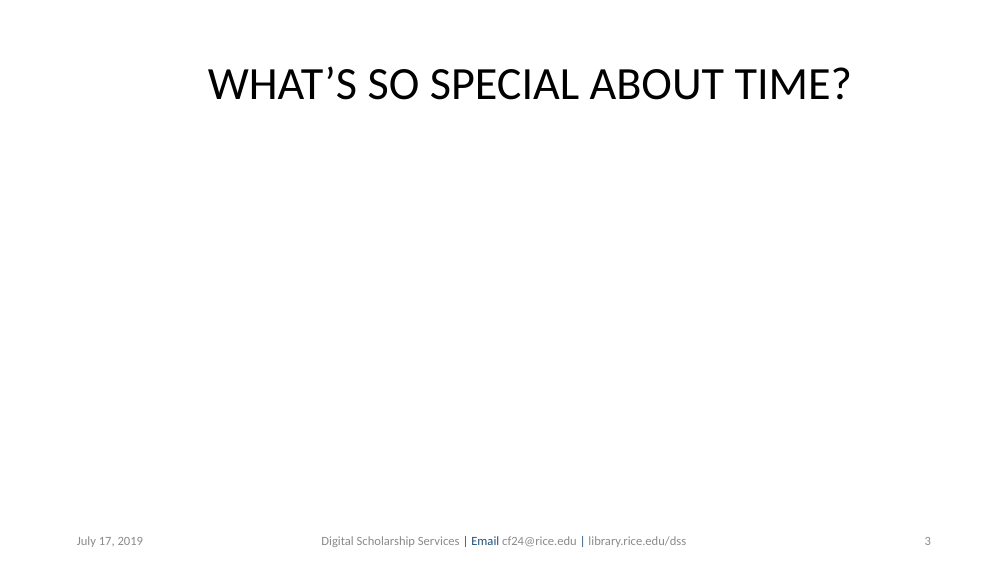
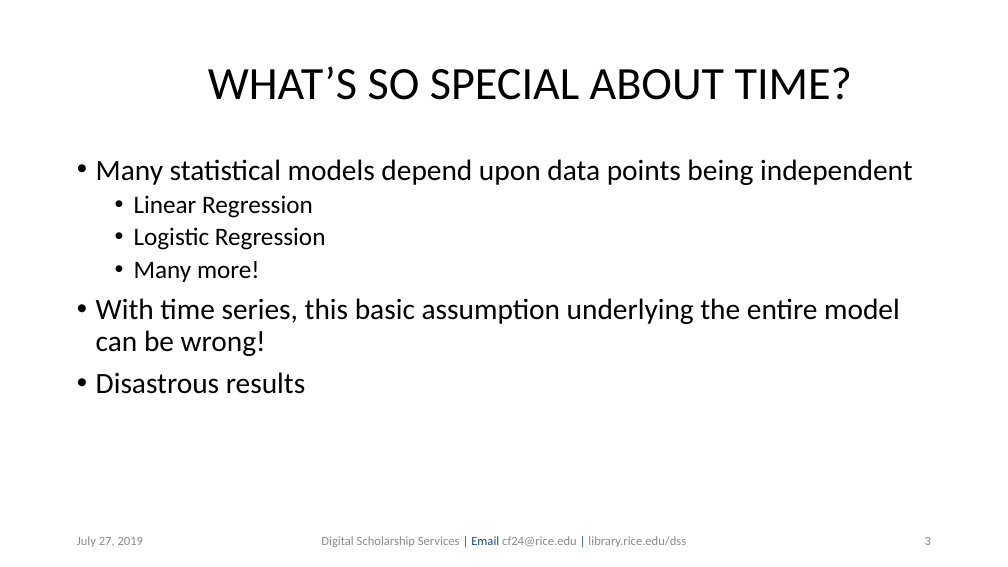
Before and after one commit to bakitybacon/rice-data-and-donuts, a slide deck: slide 3 of tsa/Introduction to Time Series Analysis.pptx. Drawn at 1008x567 pixels with LibreOffice and Linux fonts; fonts in the diff are those of the drawing; background and template pictures are left out. Boxes give left, top, right and bottom in pixels: in the first picture for what was removed or moved away, otherwise in the second. Text is boxed around its words. In the diff, an @@ line names an element or a change of style, - is before the commit and + after.

```diff
--- a/tsa/Introduction to Time Series Analysis.pptx
+++ b/tsa/Introduction to Time Series Analysis.pptx
@@ text added at <box>96,159,913,394</box>, 28 pt, text #000000 @@
+• Many statistical models depend upon data points being independent
+  • Linear Regression
+  • Logistic Regression
+  • Many more!
+• With time series, this basic assumption underlying the entire model can be wrong!
+• Disastrous results
@@ text at <box>77,536,144,547</box>: text changed @@
-July 17, 2019
+July 27, 2019
```
Also in this commit, not shown: 18 other slides changed, 1 slide added, 1 other file.
